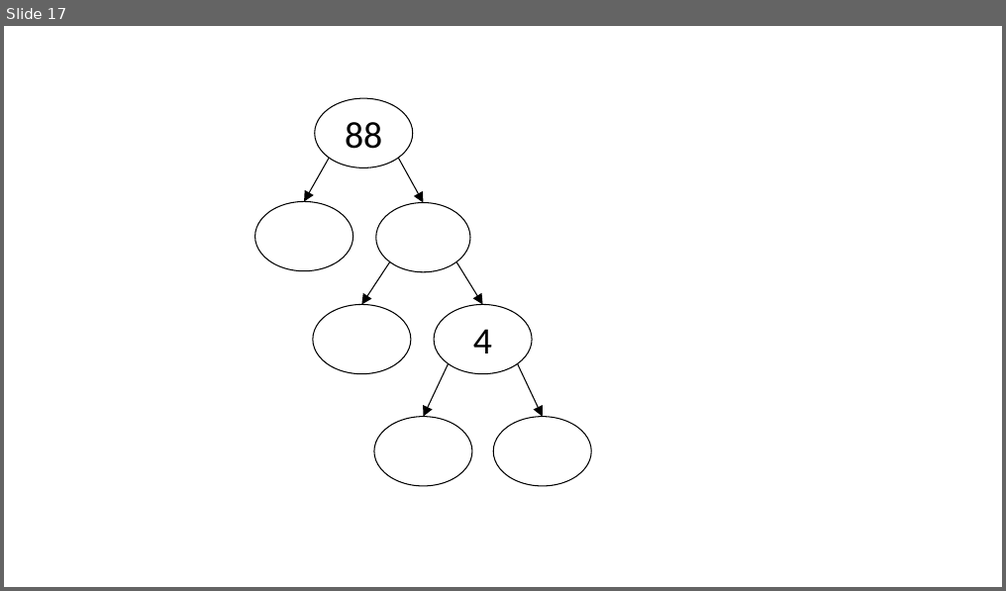
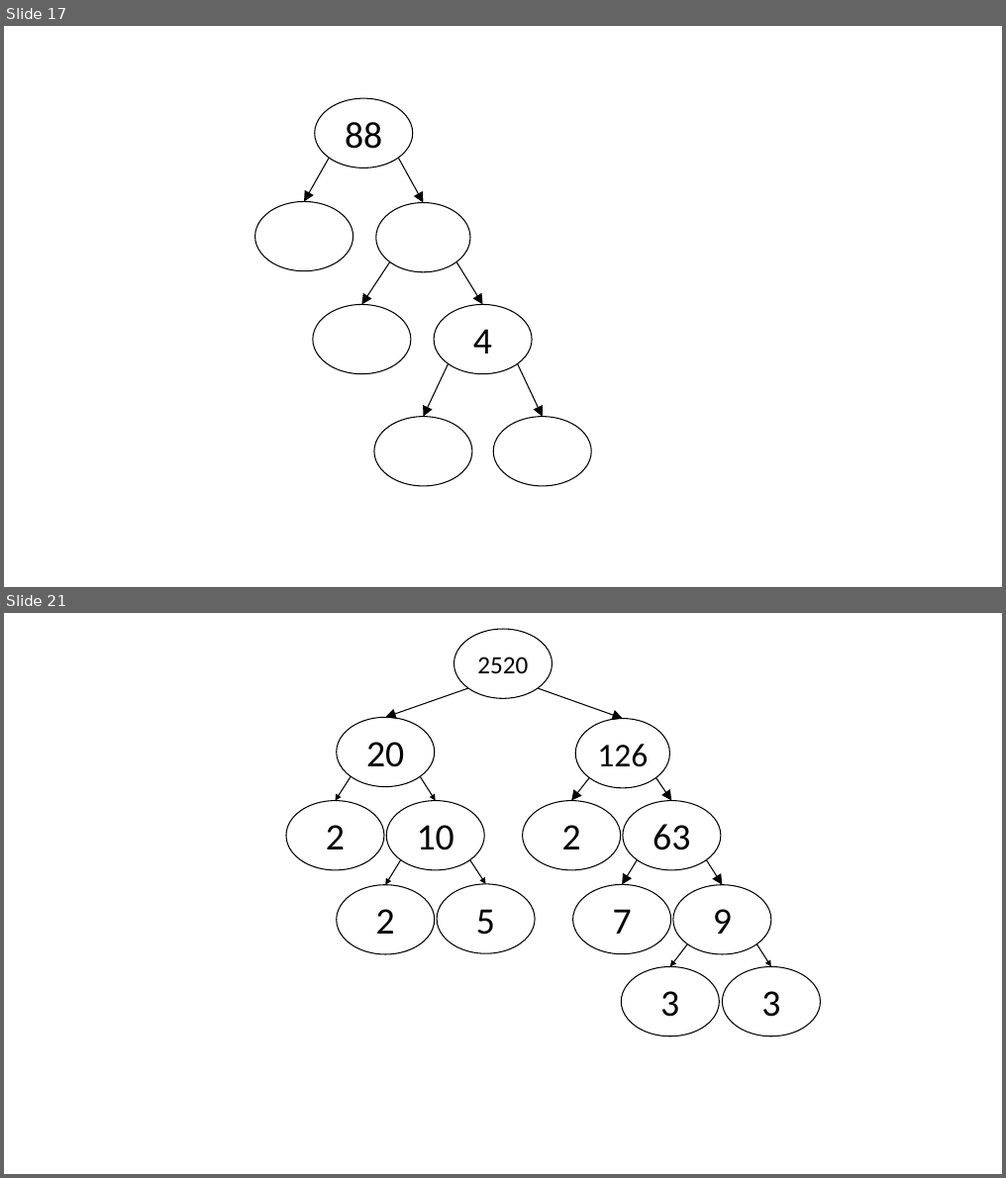
Before and after one commit to JanneVenhoEdu/JanneVenhoEdu.github.io, a slide deck: ma7/j2/p/04-alkuluvut/ma7j2_reppu_tekijapuu.pptx. Shown one above the other, each under a label of ours: slide 17 before the commit, slides 17 and 21 after it; the slides between them are not shown. The pictures are 1006x591 and 1006x1178 pixels, drawn with LibreOffice and Linux fonts; fonts in the diff are those of the drawing. Boxes give left, top, right and bottom in pixels: in the first picture for what was removed or moved away, otherwise in the second. Text is boxed around its words. In the diff, an @@ line names an element or a change of style, - is before the commit and + after.

```diff
--- a/ma7/j2/p/04-alkuluvut/ma7j2_reppu_tekijapuu.pptx
+++ b/ma7/j2/p/04-alkuluvut/ma7j2_reppu_tekijapuu.pptx
@@ slide 21 added at <box>4,613,1002,1174</box>, background #FFFFFF @@
@@ ellipse added at <box>453,629,552,698</box>, fill #FFFFFF, outline #000000 1 pt, 24 pt, text #000000 @@
+2520
@@ arrow added from (468, 688) to (386, 717), #000000 1 pt @@
@@ arrow added from (538, 688) to (623, 719), #000000 1 pt @@
@@ ellipse added at <box>337,717,435,786</box>, fill #FFFFFF, outline #000000 1 pt, 36 pt, text #000000 @@
+20
@@ ellipse added at <box>576,719,670,788</box>, fill #FFFFFF, outline #000000 1 pt, 32 pt, text #000000 @@
+126
@@ arrow added from (350, 777) to (335, 801), #000000 1 pt @@
@@ arrow added from (420, 777) to (436, 801), #000000 1 pt @@
@@ arrow added from (589, 777) to (571, 801), #000000 1 pt @@
@@ arrow added from (656, 777) to (672, 801), #000000 1 pt @@
@@ ellipse added at <box>286,801,384,870</box>, fill #FFFFFF, outline #000000 1 pt, 36 pt, text #000000 @@
+2
@@ ellipse added at <box>386,801,484,870</box>, fill #FFFFFF, outline #000000 1 pt, 36 pt, text #000000 @@
+10
@@ ellipse added at <box>523,801,621,870</box>, fill #FFFFFF, outline #000000 1 pt, 36 pt, text #000000 @@
+2
@@ ellipse added at <box>623,801,721,870</box>, fill #FFFFFF, outline #000000 1 pt, 36 pt, text #000000 @@
+63
@@ arrow added from (401, 861) to (386, 884), #000000 1 pt @@
@@ arrow added from (470, 861) to (486, 884), #000000 1 pt @@
@@ arrow added from (638, 861) to (623, 884), #000000 1 pt @@
@@ arrow added from (706, 861) to (723, 884), #000000 1 pt @@
@@ ellipse added at <box>337,884,435,955</box>, fill #FFFFFF, outline #000000 1 pt, 36 pt, text #000000 @@
+2
@@ ellipse added at <box>437,884,535,954</box>, fill #FFFFFF, outline #000000 1 pt, 36 pt, text #000000 @@
+5
@@ ellipse added at <box>573,884,671,955</box>, fill #FFFFFF, outline #000000 1 pt, 36 pt, text #000000 @@
+7
@@ ellipse added at <box>673,884,771,955</box>, fill #FFFFFF, outline #000000 1 pt, 36 pt, text #000000 @@
+9
@@ ellipse added at <box>622,967,720,1037</box>, fill #FFFFFF, outline #000000 1 pt, 36 pt, text #000000 @@
+3
@@ arrow added from (687, 945) to (670, 967), #000000 1 pt @@
@@ ellipse added at <box>723,967,821,1037</box>, fill #FFFFFF, outline #000000 1 pt, 36 pt, text #000000 @@
+3
@@ arrow added from (757, 945) to (771, 967), #000000 1 pt @@
```
Also in this commit, not shown: 6 slides changed, 4 other slides added, 2 slides removed.
